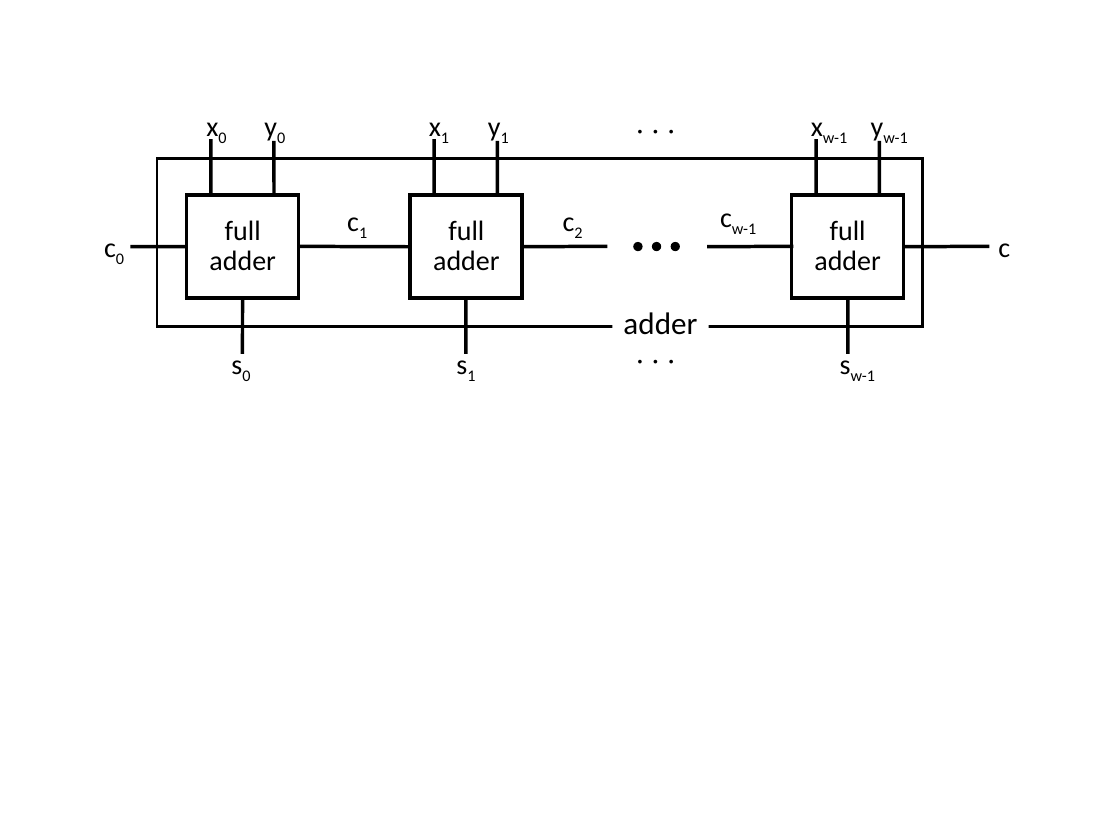
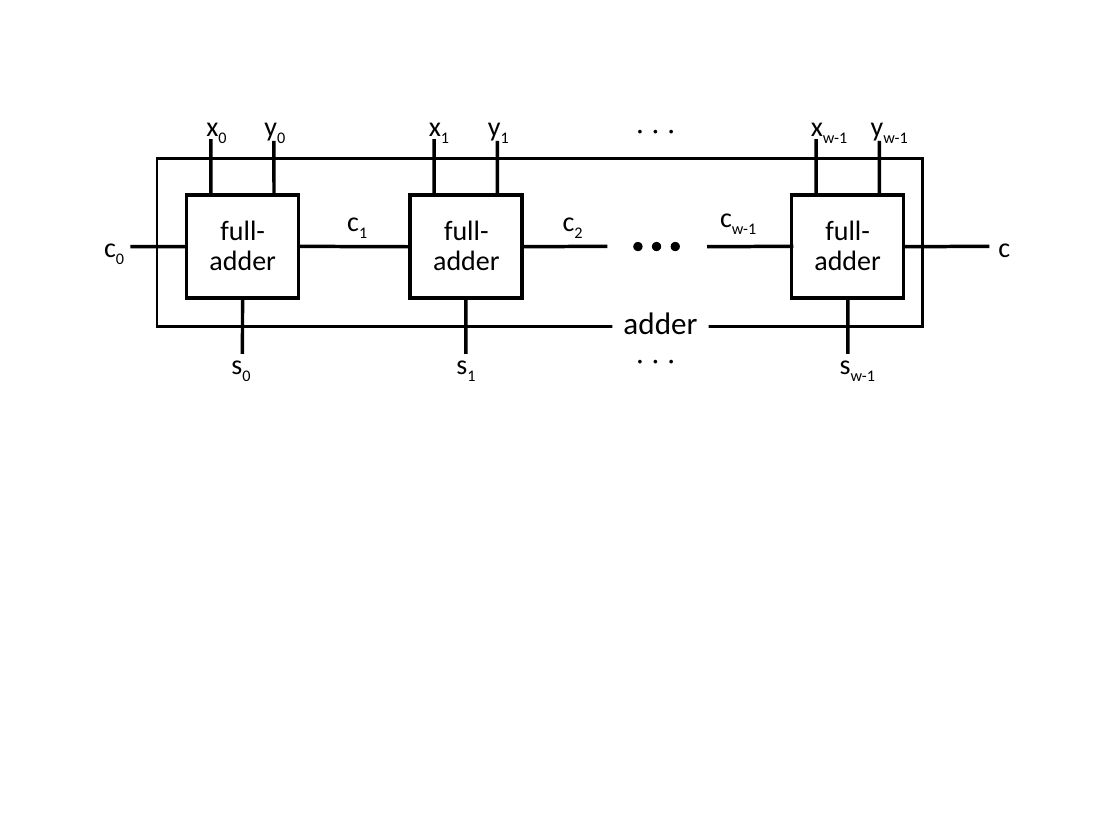
Before and after one commit to rexpage/LogicBook, a slide deck: slide 1 of Sources/adder.ppt. Drawn at 1120x840 pixels with LibreOffice and Linux fonts; fonts in the diff are those of the drawing. Boxes give left, top, right and bottom in pixels: in the first picture for what was removed or moved away, otherwise in the second. Text is boxed around its words. In the diff, an @@ line names an element or a change of style, - is before the commit and + after.

```diff
--- a/Sources/adder.ppt
+++ b/Sources/adder.ppt
@@ text at (220, 220, 265, 241): text changed @@
-full
+full-
@@ text at (444, 220, 489, 241): text changed @@
-full
+full-
@@ text at (825, 220, 870, 241): text changed @@
-full
+full-
```
Also in this commit, not shown: 6 other files.
